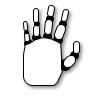
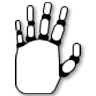
Before/after of a 96x96 layered artwork. What changed in the layer stack:
painted on "Group 2 copy 3" over [15, 2, 81, 94]
